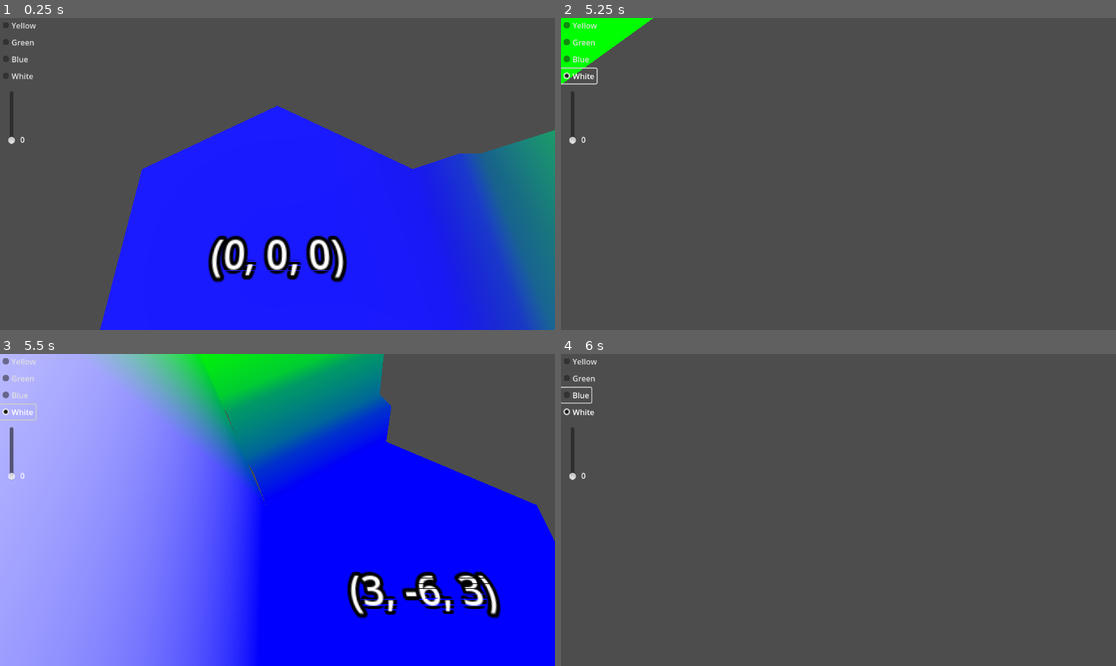
Above: before the commit, frames 1-4 (two rows, left to right).
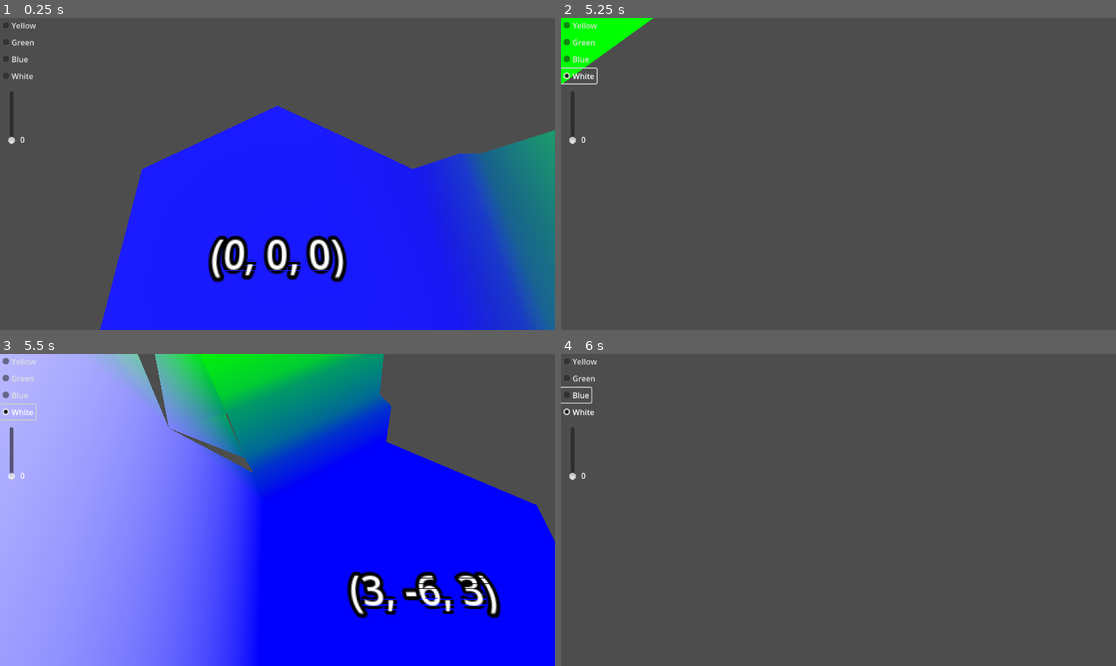
Above: after the commit, the same moments.

Repository: davepruitt/hex_map_godot
Game: Godot game, scene res://main.tscn
The game is run twice, just before and just after one commit, with the same random seed, the same clock (stepped at 60 frames per second) and the same inputs.
Inputs (mouse positions are in pixels of both pictures, inside the frame that each line leads up to):
- Up to frame 1 (0.25 s): no input
- Up to frame 2 (5.25 s): click "Yellow" at 0.5 s; click "Green" at 1.25 s; click "Blue" at 2 s; click "White" at 2.75 s; tap Enter at 3.5 s; move the mouse to (960, 158) at 3.52 s; hold Right (ui_right) 3.53-4.28 s; tap Z at 3.6 s; click (960, 158) at 3.67 s; move the mouse to (727, 189) at 4.27 s; hold Down (ui_down) 4.28-5.03 s; tap X at 4.35 s; move the mouse to (894, 105) at 5.02 s; hold Right (ui_right) from 5.03 s (still down); tap P at 5.1 s
- Up to frame 3 (5.5 s): keep holding Right (ui_right)
- Up to frame 4 (6 s): move the mouse to (810, 572) at 5.77 s; release Right (ui_right) at 5.78 s; hold Up (ui_up) from 5.78 s (still down); tap Z at 5.85 s; click (810, 572) at 5.92 s

Frames 1-2 are identical in both runs. In frame 3, 0.7% of the frame differs, in the area x 24-48%, y 0-49%; in frame 4, nothing differs.

Commit message:
Finished implementing triangular corner terraces (everything through section 5.4 of tutorial 3). But there are a few bugs that need to be worked out - got a few triangles not showing, and also still need to figure out the coloring issue from earlier in tutorial 3.

Diff:
--- a/hex_project_godot/hex_cell.gd
+++ b/hex_project_godot/hex_cell.gd
@@ -237,10 +237,23 @@
 			_triangulate_corner_terraces(st, left, left_cell, right, right_cell, bottom, bottom_cell)
 			return
 
+		_triangulate_corner_terrace_cliff(st, bottom, bottom_cell, left, left_cell, right, right_cell)
+		return
+
 	if right_edge_type == Enums.HexEdgeType.Slope:
 		if left_edge_type == Enums.HexEdgeType.Flat:
 			_triangulate_corner_terraces(st, right, right_cell, bottom, bottom_cell, left, left_cell)
 			return
+
+		_triangulate_corner_cliff_terrace(st, bottom, bottom_cell, left, left_cell, right, right_cell)
+		return
+
+	if left_cell.get_edge_type_from_other_cell(right_cell) == Enums.HexEdgeType.Slope:
+		if left_cell.elevation < right_cell.elevation:
+			_triangulate_corner_cliff_terrace(st, right, right_cell, bottom, bottom_cell, left, left_cell)
+		else:
+			_triangulate_corner_terrace_cliff(st, left, left_cell, right, right_cell, bottom, bottom_cell)
+		return
 
 	_add_triangle(st, bottom, right, left, bottom_cell.hex_color, right_cell.hex_color, left_cell.hex_color)
 
@@ -274,6 +287,65 @@
 	#The top quad
 	_add_quad(st, v3, v4, left, right, c3, c4, left_cell.hex_color, right_cell.hex_color)
 
+func _triangulate_corner_terrace_cliff (st: SurfaceTool,
+	begin: Vector3, begin_cell: HexCell,
+	left: Vector3, left_cell: HexCell,
+	right: Vector3, right_cell: HexCell) -> void:
+
+	var b: float = 1.0 / (right_cell.elevation - begin_cell.elevation)
+	if b < 0:
+		b = -b
+
+	var boundary: Vector3 = begin.lerp(right, b)
+	var boundary_color: Color = begin_cell.hex_color.lerp(right_cell.hex_color, b)
+
+	_triangulate_boundary_triangle(st, begin, begin_cell, left, left_cell, boundary, boundary_color)
+
+	if (left_cell.get_edge_type_from_other_cell(right_cell) == Enums.HexEdgeType.Slope):
+		_triangulate_boundary_triangle(st, left, left_cell, right, right_cell, boundary, boundary_color)
+	else:
+		_add_triangle(st, left, boundary, right, left_cell.hex_color, boundary_color, right_cell.hex_color)
+
+func _triangulate_corner_cliff_terrace (st: SurfaceTool,
+	begin: Vector3, begin_cell: HexCell,
+	left: Vector3, left_cell: HexCell,
+	right: Vector3, right_cell: HexCell) -> void:
+
+	var b: float = 1.0 / (left_cell.elevation - begin_cell.elevation)
+	if b < 0:
+		b = -b
+
+	var boundary: Vector3 = begin.lerp(left, b)
+	var boundary_color: Color = begin_cell.hex_color.lerp(left_cell.hex_color, b)
+
+	_triangulate_boundary_triangle(st, right, right_cell, begin, begin_cell, boundary, boundary_color)
+
+	if (left_cell.get_edge_type_from_other_cell(right_cell) == Enums.HexEdgeType.Slope):
+		_triangulate_boundary_triangle(st, left, left_cell, right, right_cell, boundary, boundary_color)
+	else:
+		_add_triangle(st, left, boundary, right, left_cell.hex_color, boundary_color, right_cell.hex_color)
+
+func _triangulate_boundary_triangle (st: SurfaceTool,
+	begin: Vector3, begin_cell: HexCell,
+	left: Vector3, left_cell: HexCell,
+	boundary: Vector3, boundary_color: Color) -> void:
+
+	var v2: Vector3 = HexMetrics.terrace_lerp(begin, left, 1)
+	var c2: Color = HexMetrics.terrace_color_lerp(begin_cell.hex_color, left_cell.hex_color, 1)
+
+	_add_triangle(st, begin, boundary, v2, begin_cell.hex_color, boundary_color, c2)
+
+	for i in range(2, HexMetrics.TERRACE_STEPS):
+		var v1: Vector3 = v2
+		var c1: Color = c2
+
+		v2 = HexMetrics.terrace_lerp(begin, left, i)
+		c2 = HexMetrics.terrace_color_lerp(begin_cell.hex_color, left_cell.hex_color, i)
+
+		_add_triangle(st, v2, boundary, left, c2, boundary_color, left_cell.hex_color)
+
+	_add_triangle(st, v2, boundary, left, c2, boundary_color, left_cell.hex_color)
+
 #endregion
 
 #region Public static methods
